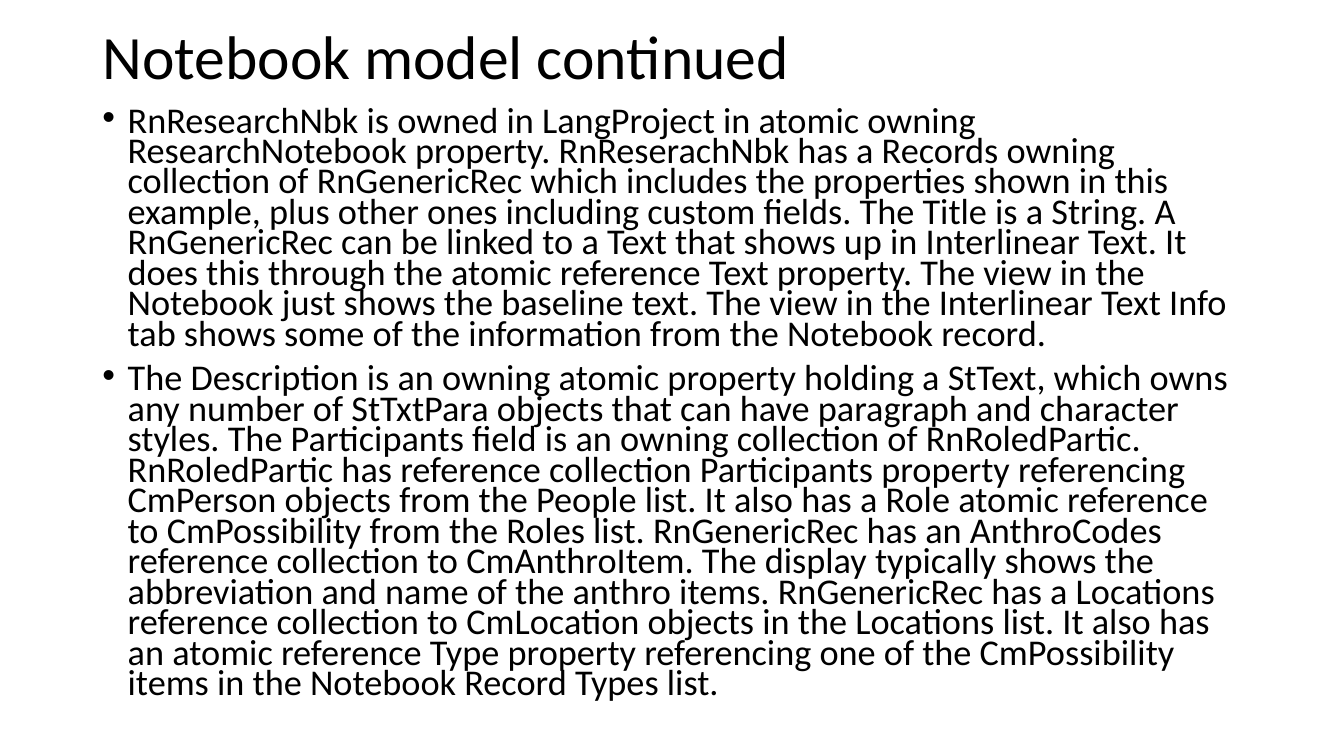
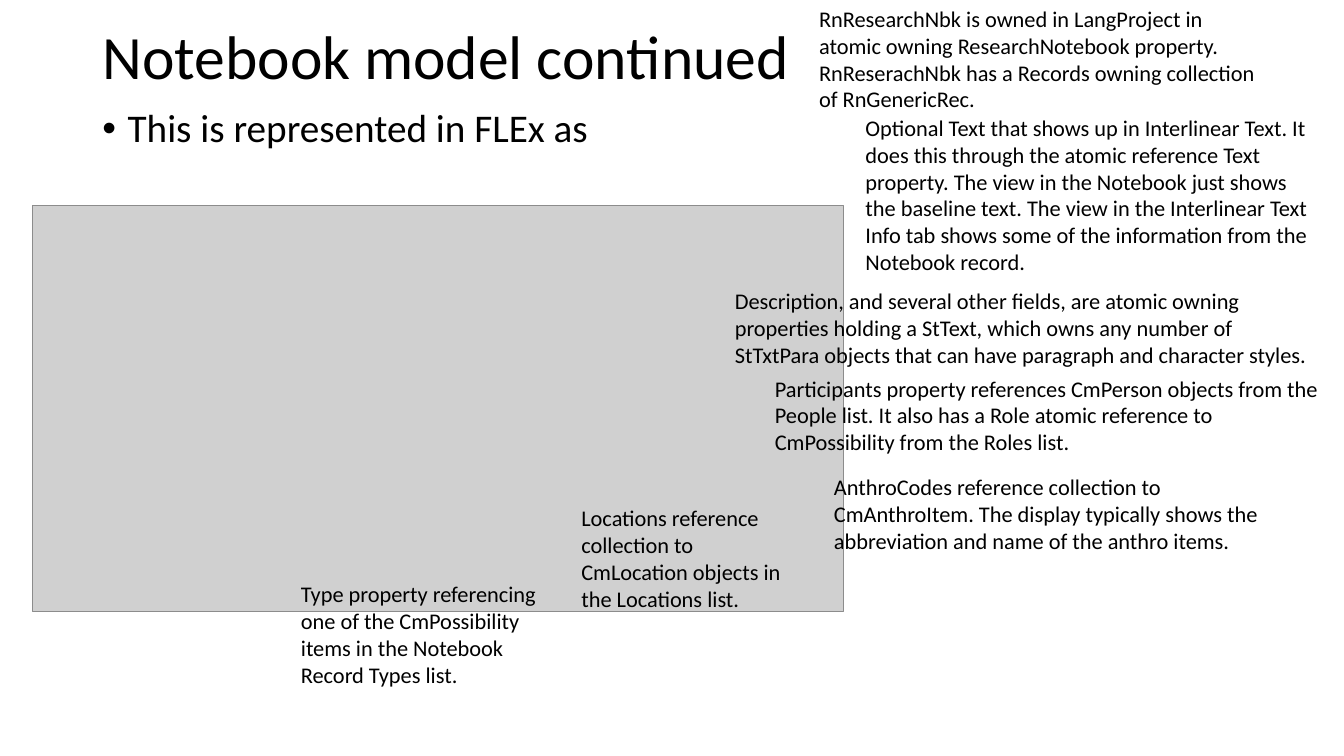
Before and after one commit to sillsdev/FwDocumentation, a slide deck: slide 49 of HelpResourcesSources/TechnicalNotes/FLEx 9.1 Conceptual Model - Grammar and interlinear model.pptx. Drawn at 1344x756 pixels with LibreOffice and Linux fonts; fonts in the diff are those of the drawing; grey boxes stand for pictures. Boxes give left, top, right and bottom in pixels: in the first picture for what was removed or moved away, otherwise in the second. Text is boxed around its words. In the diff, an @@ line names an element or a change of style, - is before the commit and + after.

Commit message:
Conceptual model updates for June 24
.pptx, .docx, .odg updates.

```diff
--- a/HelpResourcesSources/TechnicalNotes/FLEx 9.1 Conceptual Model - Grammar and interlinear model.pptx
+++ b/HelpResourcesSources/TechnicalNotes/FLEx 9.1 Conceptual Model - Grammar and interlinear model.pptx
@@ text added at (819,11,1255,107), 16 pt, text #000000 @@
+RnResearchNbk is owned in LangProject in atomic owning ResearchNotebook property. RnReserachNbk has a Records owning collection of RnGenericRec.
@@ text at (128,114,588,149): text changed; size 25.9 to 28 pt @@
-• RnResearchNbk is owned in LangProject in atomic owning ResearchNotebook property. RnReserachNbk has a Records owning collection of RnGenericRec which includes the properties shown in this example, plus other ones including custom fields. The Title is a String. A RnGenericRec can be linked to a Text that shows up in Interlinear Text. It does this through the atomic reference Text property. The view in the Notebook just shows the baseline text. The view in the Interlinear Text Info tab shows some of the information from the Notebook record.
-• The Description is an owning atomic property holding a StText, which owns any number of StTxtPara objects that can have paragraph and character styles. The Participants field is an owning collection of RnRoledPartic. RnRoledPartic has reference collection Participants property referencing CmPerson objects from the People list. It also has a Role atomic reference to CmPossibility from the Roles list. RnGenericRec has an AnthroCodes reference collection to CmAnthroItem. The display typically shows the abbreviation and name of the anthro items. RnGenericRec has a Locations reference collection to CmLocation objects in the Locations list. It also has an atomic reference Type property referencing one of the CmPossibility items in the Notebook Record Types list.
+• This is represented in FLEx as
@@ text added at (865,120,1307,270), 16 pt, text #000000 @@
+Optional Text that shows up in Interlinear Text. It does this through the atomic reference Text property. The view in the Notebook just shows the baseline text. The view in the Interlinear Text Info tab shows some of the information from the Notebook record.
@@ picture added at (32,206,843,612) @@
@@ text added at (735,290,1306,369), 16 pt, text #000000 @@
+Description, and several other fields, are atomic owning properties holding a StText, which owns any number of StTxtPara objects that can have paragraph and character styles.
@@ text added at (775,378,1317,457), 16 pt, text #000000 @@
+Participants property references CmPerson objects from the People list. It also has a Role atomic reference to CmPossibility from the Roles list.
@@ text added at (834,476,1257,555), 16 pt, text #000000 @@
+AnthroCodes reference collection to CmAnthroItem. The display typically shows the abbreviation and name of the anthro items.
@@ text added at (581,510,781,613), 16 pt, text #000000 @@
+Locations reference collection to CmLocation objects in the Locations list.
@@ text added at (301,586,536,687), 16 pt, text #000000 @@
+Type property referencing one of the CmPossibility items in the Notebook Record Types list.
```
Also in this commit, not shown: 9 other slides changed, 1 slide added, 1 slide removed, 5 other files.
